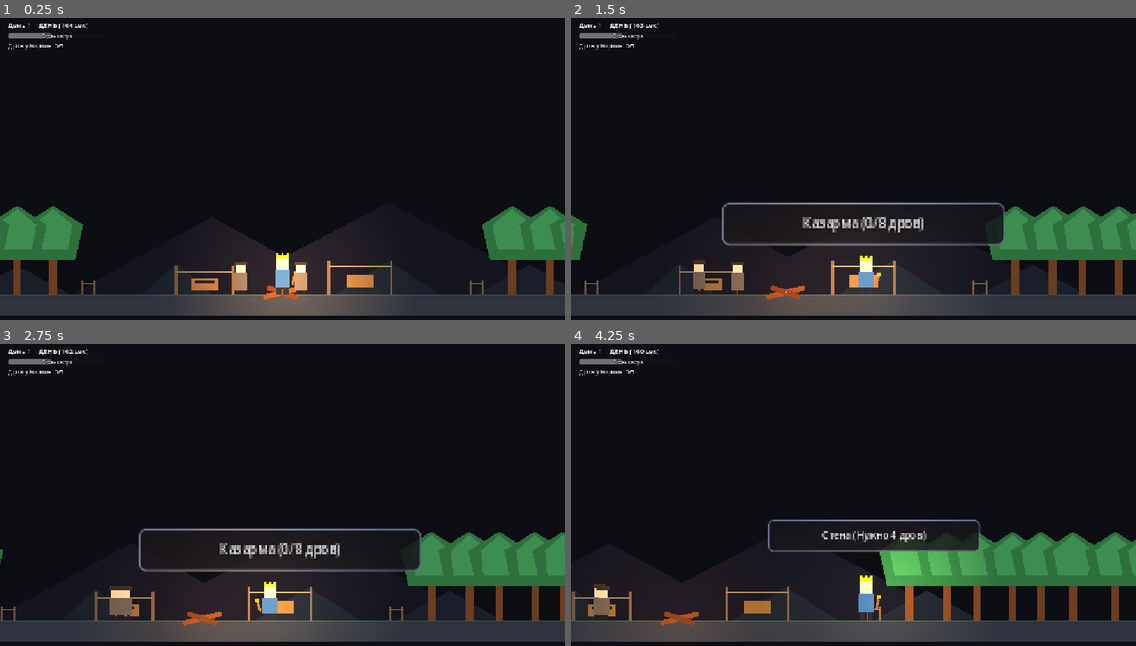
Above: before the commit, frames 1-4 (two rows, left to right).
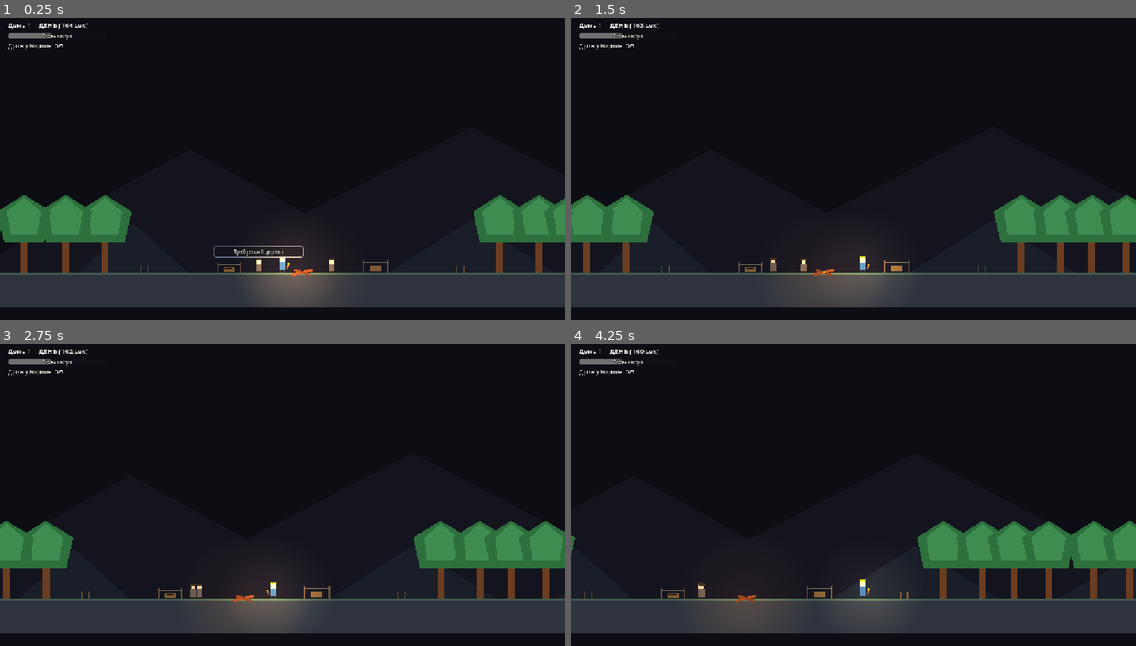
Above: after the commit, the same moments.

Repository: Kyrsadak/turkic-game-jam
Game: Godot game, scene res://scenes/main/main.tscn
Two runs of this game, one before a commit and one after it. Both use one fixed random seed, a clock stepped at 60 frames per second and the inputs below.
Inputs (mouse positions are in pixels of both pictures, inside the frame that each line leads up to):
- Up to frame 1 (0.25 s): no input
- Up to frame 2 (1.5 s): move the mouse to (977, 153) at 0.52 s; hold R 0.53-1.28 s; hold D from 0.53 s (still down); click (977, 153) at 0.67 s; move the mouse to (740, 187) at 1.27 s; tap E at 1.35 s
- Up to frame 3 (2.75 s): move the mouse to (339, 428) at 2.02 s; release D at 2.03 s; hold A from 2.03 s (still down); hold R from 2.03 s (still down)
- Up to frame 4 (4.25 s): move the mouse to (825, 561) at 2.77 s; release A at 2.78 s; release R at 2.78 s; hold D from 2.78 s (still down); tap E at 2.85 s; click (825, 561) at 2.92 s; move the mouse to (1023, 543) at 3.52 s; hold R from 3.53 s (still down)

The runs differ from the first frame. In frame 1, 16% of the frame differs, in the area x 0-100%, y 58-99%; in frame 2, 18%; in frame 3, 18%; in frame 4, 19%.

Commit message:
revert: вернуть размеры как до v14

Diff:
--- a/scenes/buildings/barracks.gd
+++ b/scenes/buildings/barracks.gd
@@ -13,7 +13,6 @@
 var spearman_scene = preload("res://scenes/units/spearman.tscn")
 
 func _ready() -> void:
-	scale = Vector2(4.0, 4.0)
 	add_to_group("buildings")
 	add_to_group("barracks")
 	update_visuals()
@@ -24,7 +23,7 @@
 	if players.size() > 0:
 		var player = players[0]
 		var dist = global_position.distance_to(player.global_position)
-		if dist < 200.0:
+		if dist < 55.0:
 			label_status.visible = true
 			if not is_built:
 				if player.wood_count > 0:
@@ -79,8 +78,8 @@
 
 	# Эффект спавна
 	var tween = create_tween()
-	sm.scale = Vector2(1.75, 5.25)  # 0.5x и 1.5x от 3.5
-	tween.tween_property(sm, "scale", Vector2(3.5, 3.5), 0.2)
+	sm.scale = Vector2(0.5, 1.5)
+	tween.tween_property(sm, "scale", Vector2(1.0, 1.0), 0.2)
 
 func update_visuals() -> void:
 	visual_site.visible = not is_built
--- a/scenes/buildings/lumberjack_house.gd
+++ b/scenes/buildings/lumberjack_house.gd
@@ -16,7 +16,6 @@
 var lumberjack_scene = preload("res://scenes/units/lumberjack.tscn")
 
 func _ready() -> void:
-	scale = Vector2(4.0, 4.0)
 	add_to_group("buildings")
 	add_to_group("lumberjack_house")
 	update_visuals()
@@ -27,7 +26,7 @@
 	if players.size() > 0:
 		var player = players[0]
 		var dist = global_position.distance_to(player.global_position)
-		if dist < 200.0:
+		if dist < 55.0:
 			label_status.visible = true
 			if not is_built:
 				if player.wood_count > 0:
@@ -94,8 +93,8 @@
 
 	# Эффект спавна
 	var tween = create_tween()
-	lj.scale = Vector2(1.75, 5.25)  # 0.5x и 1.5x от 3.5
-	tween.tween_property(lj, "scale", Vector2(3.5, 3.5), 0.2)
+	lj.scale = Vector2(0.5, 1.5)
+	tween.tween_property(lj, "scale", Vector2(1.0, 1.0), 0.2)
 
 func add_wood(amount: int = 1) -> bool:
 	if wood_stored < max_storage:
--- a/scenes/buildings/wall.gd
+++ b/scenes/buildings/wall.gd
@@ -18,7 +18,6 @@
 @onready var visual_lvl3: Node2D = $VisualLvl3
 
 func _ready() -> void:
-	scale = Vector2(3.0, 3.0)
 	add_to_group("buildings")
 	add_to_group("wall")
 	update_visuals()
@@ -29,7 +28,7 @@
 	if players.size() > 0:
 		var player = players[0]
 		var dist = global_position.distance_to(player.global_position)
-		if dist < 165.0:
+		if dist < 55.0:
 			label_status.visible = true
 			if level == 0:
 				if player.wood_count > 0:
--- a/scenes/campfire/campfire.gd
+++ b/scenes/campfire/campfire.gd
@@ -21,7 +21,6 @@
 var is_burned_out: bool = false
 
 func _ready() -> void:
-	scale = Vector2(3.0, 3.0)
 	add_to_group("campfire")
 	emit_signal("fuel_changed", current_fuel, max_fuel)
 	label_status.visible = false
@@ -70,7 +69,7 @@
 		if players.size() > 0:
 			var player = players[0]
 			var dist = global_position.distance_to(player.global_position)
-			if dist < 140.0 and player.wood_count > 0:
+			if dist < 60.0 and player.wood_count > 0:
 				label_status.visible = true
 				if current_fuel >= max_fuel - 2.0:
 					label_status.text = "[Костер полон]"
--- a/scenes/enemy/bear.gd
+++ b/scenes/enemy/bear.gd
@@ -3,12 +3,12 @@
 
 signal enemy_died
 
-@export var speed: float = 90.0
+@export var speed: float = 45.0
 @export var max_health: float = 80.0
 @export var damage: float = 24.0
 @export var attack_cooldown: float = 1.6
 
-var gravity: float = 2000.0
+var gravity: float = 900.0
 var health: float = 80.0
 var is_dead: bool = false
 var attack_timer: float = 0.0
@@ -17,7 +17,6 @@
 @onready var detection_area: Area2D = $DetectionArea
 
 func _ready() -> void:
-	scale = Vector2(4.5, 4.5)
 	add_to_group("enemy")
 	add_to_group("bear")
 	health = max_health
@@ -43,7 +42,7 @@
 		var target_x = campfire.global_position.x if campfire else 0.0
 		var dist_x = target_x - global_position.x
 
-		if abs(dist_x) > 50.0:
+		if abs(dist_x) > 20.0:
 			velocity.x = sign(dist_x) * speed
 			body.scale.x = sign(dist_x)
 
--- a/scenes/enemy/enemy.gd
+++ b/scenes/enemy/enemy.gd
@@ -3,12 +3,12 @@
 
 signal enemy_died
 
-@export var speed: float = 200.0
+@export var speed: float = 100.0
 @export var max_health: float = 30.0
 @export var damage: float = 10.0
 @export var attack_cooldown: float = 0.95
 
-var gravity: float = 2000.0
+var gravity: float = 900.0
 var health: float = 30.0
 var is_dead: bool = false
 var attack_timer: float = 0.0
@@ -17,7 +17,6 @@
 @onready var detection_area: Area2D = $DetectionArea
 
 func _ready() -> void:
-	scale = Vector2(3.5, 3.5)
 	add_to_group("enemy")
 	health = max_health
 	TextureLoader.try_apply_texture(self, "res://assets/textures/wolf.png", Vector2(0, -9))
@@ -44,7 +43,7 @@
 		var target_x = campfire.global_position.x if campfire else 0.0
 		var dist_x = target_x - global_position.x
 
-		if abs(dist_x) > 50.0:
+		if abs(dist_x) > 20.0:
 			velocity.x = sign(dist_x) * speed
 			body.scale.x = sign(dist_x)
 
--- a/scenes/main/main.gd
+++ b/scenes/main/main.gd
@@ -182,17 +182,17 @@
 	bear.speed = 40.0 + current_day * 1.5
 
 func generate_forests() -> void:
-	# Левый лес: от -7200 до -650
-	var current_x = -650.0
+	# Левый лес: от -7200 до -350
+	var current_x = -350.0
 	while current_x > -7200.0:
 		spawn_tree_at(current_x, $ForestLeft)
-		current_x -= randf_range(80.0, 130.0)
-
-	# Правый лес: от 650 до 7200
-	current_x = 650.0
+		current_x -= randf_range(50.0, 95.0)
+
+	# Правый лес: от 350 до 7200
+	current_x = 350.0
 	while current_x < 7200.0:
 		spawn_tree_at(current_x, $ForestRight)
-		current_x += randf_range(80.0, 130.0)
+		current_x += randf_range(50.0, 95.0)
 
 func spawn_tree_at(x_pos: float, container: Node2D) -> void:
 	var tree_instance = tree_scene.instantiate()
--- a/scenes/main/main.tscn
+++ b/scenes/main/main.tscn
@@ -68,19 +68,19 @@
 [node name="Campfire" parent="." instance=ExtResource("3_campfire")]
 
 [node name="Player" parent="." instance=ExtResource("2_player")]
-position = Vector2(0, -50)
+position = Vector2(-35, -25)
 
 [node name="WallLeft" parent="." instance=ExtResource("5_wall")]
-position = Vector2(-550, 0)
+position = Vector2(-280, 0)
 
 [node name="WallRight" parent="." instance=ExtResource("5_wall")]
-position = Vector2(550, 0)
+position = Vector2(280, 0)
 
 [node name="LumberjackHouse" parent="." instance=ExtResource("6_lumberjack_house")]
-position = Vector2(-220, 0)
+position = Vector2(-130, 0)
 
 [node name="Barracks" parent="." instance=ExtResource("7_barracks")]
-position = Vector2(220, 0)
+position = Vector2(130, 0)
 
 [node name="ForestLeft" type="Node2D" parent="."]
 
@@ -89,10 +89,10 @@
 [node name="InitialVagrants" type="Node2D" parent="."]
 
 [node name="Vagrant1" parent="InitialVagrants" instance=ExtResource("8_vagrant")]
-position = Vector2(-80, 0)
+position = Vector2(-60, 0)
 
 [node name="Vagrant2" parent="InitialVagrants" instance=ExtResource("8_vagrant")]
-position = Vector2(90, 0)
+position = Vector2(70, 0)
 
 [node name="HUD" type="CanvasLayer" parent="."]
 
--- a/scenes/player/player.gd
+++ b/scenes/player/player.gd
@@ -3,10 +3,10 @@
 
 signal wood_count_changed(count)
 
-@export var speed: float = 240.0
+@export var speed: float = 110.0
 @export var max_wood_carry: int = 5
 
-var gravity: float = 2000.0
+var gravity: float = 900.0
 var wood_count: int = 0
 var is_hitting: bool = false
 
@@ -19,7 +19,6 @@
 var shake_decay: float = 12.0
 
 func _ready() -> void:
-	scale = Vector2(3.5, 3.5)
 	add_to_group("player")
 	update_wood_visuals()
 	TextureLoader.try_apply_texture(self, "res://assets/textures/player.png", Vector2(0, -16))
@@ -71,7 +70,7 @@
 
 func perform_interaction() -> void:
 	# 1. Проверяем, есть ли рядом костер и хотим ли закинуть дерево
-	var campfire = get_closest_in_group("campfire", 140.0)
+	var campfire = get_closest_in_group("campfire", 60.0)
 	if campfire and wood_count > 0:
 		if campfire.current_fuel < campfire.max_fuel - 2.0:
 			if campfire.add_wood():
@@ -91,14 +90,14 @@
 				return
 
 	# 2. Проверяем, есть ли рядом дерево для рубки
-	var tree = get_closest_in_group("tree", 200.0)
+	var tree = get_closest_in_group("tree", 65.0)
 	if tree and not tree.is_felled:
 		start_hit_animation()
 		tree.hit_tree(global_position.x)
 		return
 
 	# 3. Проверяем здания для сдачи дров / найма
-	var building = get_closest_in_group("buildings", 280.0)
+	var building = get_closest_in_group("buildings", 55.0)
 	if building:
 		if wood_count > 0 and building.has_method("deposit_wood"):
 			if building.deposit_wood():
@@ -115,7 +114,7 @@
 			return
 
 	# 4. Проверяем бродяг для найма (цена 1 дерево)
-	var vagrant = get_closest_in_group("vagrant", 200.0)
+	var vagrant = get_closest_in_group("vagrant", 50.0)
 	if vagrant and not vagrant.is_hired and wood_count >= 1:
 		if vagrant.hire():
 			wood_count -= 1
--- a/scenes/player/player.tscn
+++ b/scenes/player/player.tscn
@@ -108,9 +108,9 @@
 one_shot = true
 
 [node name="Camera2D" type="Camera2D" parent="."]
-position = Vector2(0, -120)
-zoom = Vector2(0.72, 0.72)
-limit_top = -800
+position = Vector2(0, -80)
+zoom = Vector2(1.15, 1.15)
+limit_top = -500
 limit_bottom = 100
 position_smoothing_enabled = true
 position_smoothing_speed = 6.0
--- a/scenes/texture_loader.gd
+++ b/scenes/texture_loader.gd
@@ -18,19 +18,11 @@
 					if logs:
 						logs.visible = false
 
-			# Вычисляем локальное смещение и масштаб с учетом масштаба родительской ноды
-			var local_offset = offset
-			var local_scale = Vector2.ONE
-			if node.scale.x != 0.0 and node.scale.y != 0.0:
-				local_offset = Vector2(offset.x / abs(node.scale.x), offset.y / abs(node.scale.y))
-				local_scale = Vector2(1.0 / abs(node.scale.x), 1.0 / abs(node.scale.y))
-
 			# Проверяем, не был ли спрайт уже добавлен
 			var existing_sprite = node.get_node_or_null("DesignerSprite")
 			if existing_sprite:
 				existing_sprite.texture = tex
-				existing_sprite.position = local_offset
-				existing_sprite.scale = local_scale
+				existing_sprite.position = offset
 				existing_sprite.visible = true
 				return existing_sprite
 
@@ -38,8 +30,7 @@
 			var sprite = Sprite2D.new()
 			sprite.name = "DesignerSprite"
 			sprite.texture = tex
-			sprite.position = local_offset
-			sprite.scale = local_scale
+			sprite.position = offset
 
 			# Для дерева переносим шейдерный материал покачивания от ветра
 			if visual and visual.has_node("Crown"):
--- a/scenes/tree/tree.gd
+++ b/scenes/tree/tree.gd
@@ -22,7 +22,6 @@
 @onready var label_health: Label = $LabelHealth
 
 func _ready() -> void:
-	scale = Vector2(1.8, 1.8)
 	add_to_group("tree")
 	health = max_health
 	visual.modulate.a = 1.0
@@ -42,7 +41,7 @@
 		if players.size() > 0:
 			var player = players[0]
 			var dist = global_position.distance_to(player.global_position)
-			if dist < 90.0:
+			if dist < 55.0:
 				label_health.visible = true
 				if health == max_health:
 					label_health.text = "[E] Рубить дерево"
@@ -115,10 +114,10 @@
 	get_parent().add_child(wood)
 
 	# Спавним чуть выше корней
-	wood.global_position = global_position + Vector2(0, -40)
+	wood.global_position = global_position + Vector2(0, -16)
 
 	# Разбрасываем дрова
-	var target_x = global_position.x + fall_dir * randf_range(75.0, 200.0) + randf_range(-25.0, 25.0)
+	var target_x = global_position.x + fall_dir * randf_range(30, 80) + randf_range(-10, 10)
 	wood.launch(target_x, global_position.y)
 
 func regrow() -> void:
--- a/scenes/units/lumberjack.gd
+++ b/scenes/units/lumberjack.gd
@@ -3,11 +3,11 @@
 
 enum State { IDLE, WALKING_TO_TREE, CHOPPING, WALKING_TO_HOUSE }
 
-@export var speed: float = 185.0
+@export var speed: float = 85.0
 @export var chop_damage: float = 10.0
 @export var chop_cooldown: float = 1.1
 
-var gravity: float = 2000.0
+var gravity: float = 900.0
 var wood_count: int = 0
 var max_wood_carry: int = 6
 var current_state: State = State.IDLE
@@ -20,7 +20,6 @@
 @onready var wood_pile: Node2D = $WoodPile
 
 func _ready() -> void:
-	scale = Vector2(3.5, 3.5)
 	add_to_group("lumberjack")
 	update_wood_visuals()
 	current_state = State.WALKING_TO_TREE
@@ -49,7 +48,7 @@
 				if target_tree:
 					var dist_x = target_tree.global_position.x - global_position.x
 					# Останавливаемся чуть сбоку от дерева
-					if abs(dist_x) > 70.0:
+					if abs(dist_x) > 28.0:
 						velocity.x = sign(dist_x) * speed
 						body.scale.x = sign(dist_x)
 						animate_walk()
@@ -77,7 +76,7 @@
 		State.WALKING_TO_HOUSE:
 			if is_instance_valid(home_house):
 				var dist_x = home_house.global_position.x - global_position.x
-				if abs(dist_x) > 40.0:
+				if abs(dist_x) > 16.0:
 					velocity.x = sign(dist_x) * speed
 					body.scale.x = sign(dist_x)
 					animate_walk()
--- a/scenes/units/spearman.gd
+++ b/scenes/units/spearman.gd
@@ -3,11 +3,11 @@
 
 enum State { WALKING_TO_POST, DEFENDING, ATTACKING }
 
-@export var speed: float = 200.0
+@export var speed: float = 90.0
 @export var damage: float = 14.0
 @export var attack_cooldown: float = 0.75
 
-var gravity: float = 2000.0
+var gravity: float = 900.0
 var current_state: State = State.WALKING_TO_POST
 var target_enemy: Node2D = null
 var attack_timer: float = 0.0
@@ -18,7 +18,6 @@
 @onready var spear: Node2D = $Body/Spear
 
 func _ready() -> void:
-	scale = Vector2(3.5, 3.5)
 	add_to_group("spearman")
 
 	# Определяем фланг по положению спавна относительно костра
@@ -34,13 +33,13 @@
 		velocity.y += gravity * delta
 
 	# Поиск врагов поблизости
-	target_enemy = find_closest_enemy(225.0)
+	target_enemy = find_closest_enemy(90.0)
 
 	match current_state:
 		State.WALKING_TO_POST:
 			choose_post_position()
 			var dist_x = target_post_x - global_position.x
-			if abs(dist_x) > 37.5:
+			if abs(dist_x) > 15.0:
 				velocity.x = sign(dist_x) * speed
 				body.scale.x = sign(dist_x)
 				animate_walk()
@@ -57,11 +56,11 @@
 				attack_timer = 0.1
 			else:
 				choose_post_position()
-				if abs(target_post_x - global_position.x) > 50.0:
+				if abs(target_post_x - global_position.x) > 20.0:
 					current_state = State.WALKING_TO_POST
 
 		State.ATTACKING:
-			if not is_instance_valid(target_enemy) or global_position.distance_to(target_enemy.global_position) > 275.0:
+			if not is_instance_valid(target_enemy) or global_position.distance_to(target_enemy.global_position) > 110.0:
 				current_state = State.DEFENDING
 			else:
 				# Поворачиваемся к врагу
@@ -94,10 +93,10 @@
 
 	if flank_wall:
 		# Встаем чуть позади стены, чтобы бить сквозь нее
-		target_post_x = flank_wall.global_position.x - flank * 60.0
+		target_post_x = flank_wall.global_position.x - flank * 24.0
 	else:
 		# Пост по умолчанию, если стены нет
-		target_post_x = campfire_x + flank * 600.0
+		target_post_x = campfire_x + flank * 240.0
 
 func stab_enemy() -> void:
 	if is_instance_valid(target_enemy):
--- a/scenes/vagrant/vagrant.gd
+++ b/scenes/vagrant/vagrant.gd
@@ -1,10 +1,10 @@
 extends CharacterBody2D
 const TextureLoader = preload("res://scenes/texture_loader.gd")
 
-@export var speed: float = 150.0
-@export var walk_range: float = 350.0
+@export var speed: float = 70.0
+@export var walk_range: float = 140.0
 
-var gravity: float = 2000.0
+var gravity: float = 900.0
 var is_hired: bool = false
 var target_position: Vector2
 var wander_timer: float = 0.0
@@ -15,7 +15,6 @@
 @onready var label_status: Label = $LabelStatus
 
 func _ready() -> void:
-	scale = Vector2(3.5, 3.5)
 	add_to_group("vagrant")
 	spawn_x = global_position.x
 	choose_new_wander_target()
Not shown, removed: assets/textures/lumberjack_house.png.import
